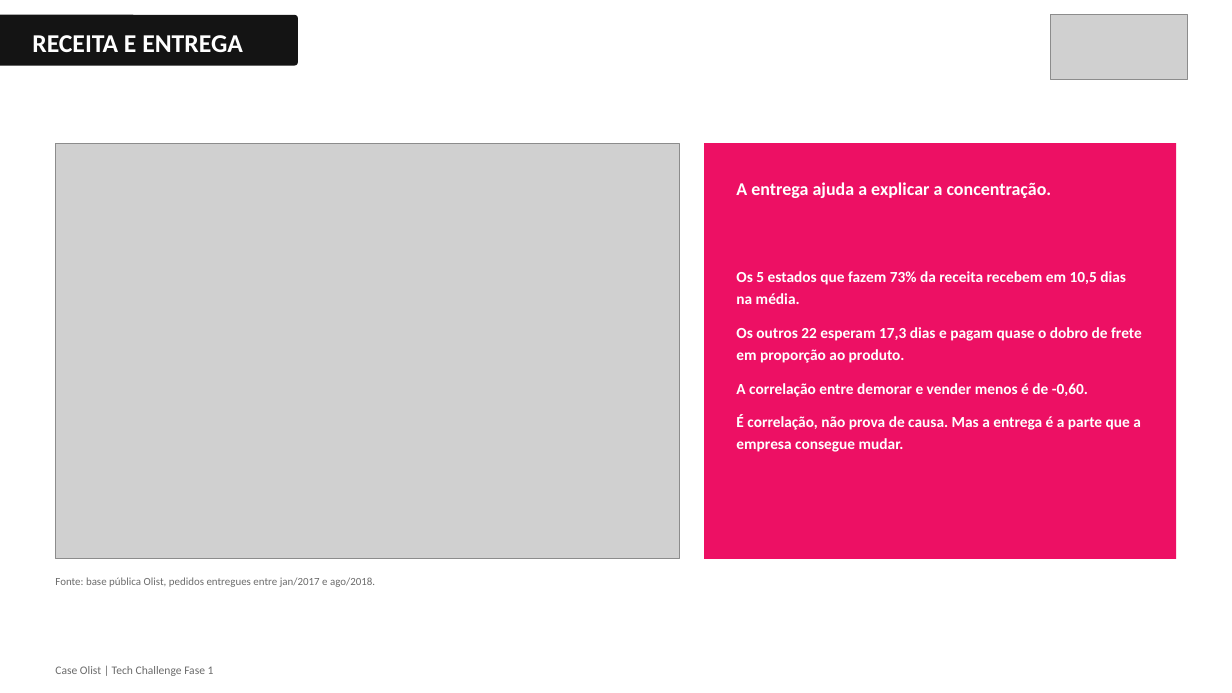
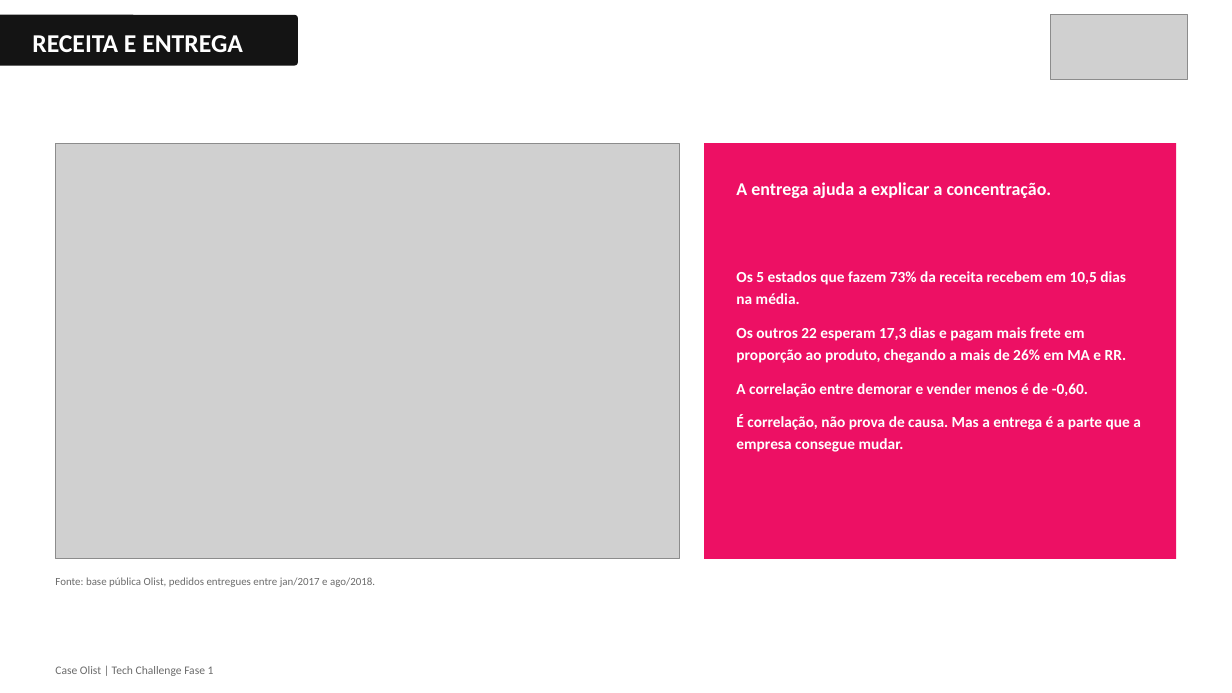
Before and after one commit to evanioac-web/tech-challenge-fase1-olist, a slide deck: slide 13 of reports/apresentacao_crescimento_receita.pptx. Drawn at 1232x693 pixels with LibreOffice and Linux fonts; fonts in the diff are those of the drawing; grey boxes stand for pictures. Boxes give left, top, right and bottom in pixels: in the first picture for what was removed or moved away, otherwise in the second. Text is boxed around its words. In the diff, an @@ line names an element or a change of style, - is before the commit and + after.

Commit message:
Ajusta precisao de linguagem: frete nos demais estados, escopo do crescimento de 628%, e significancia estatistica da recompra

```diff
--- a/reports/apresentacao_crescimento_receita.pptx
+++ b/reports/apresentacao_crescimento_receita.pptx
@@ text at box(736, 327, 1126, 363): text changed @@
-Os outros 22 esperam 17,3 dias e pagam quase o dobro de frete em proporção ao produto.
+Os outros 22 esperam 17,3 dias e pagam mais frete em proporção ao produto, chegando a mais de 26% em MA e RR.
```
Also in this commit, not shown: 1 other slide changed, 8 other files.
